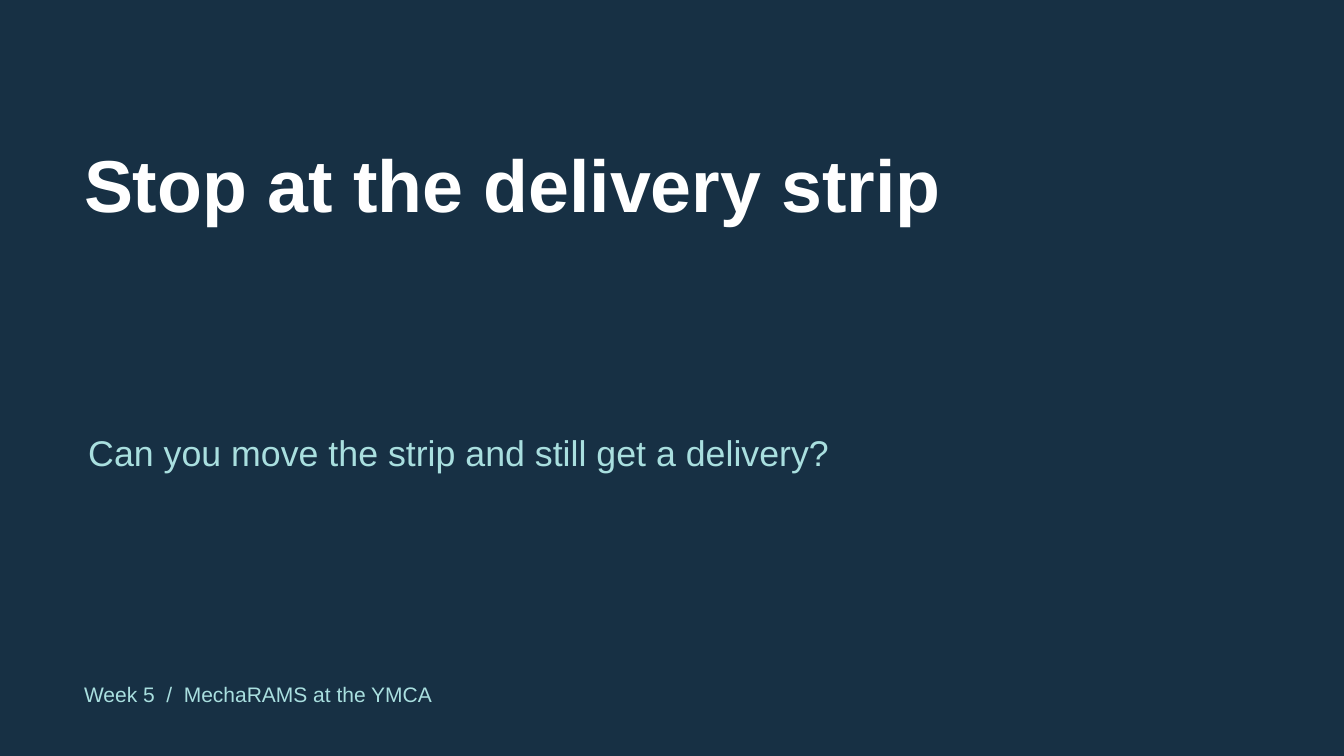
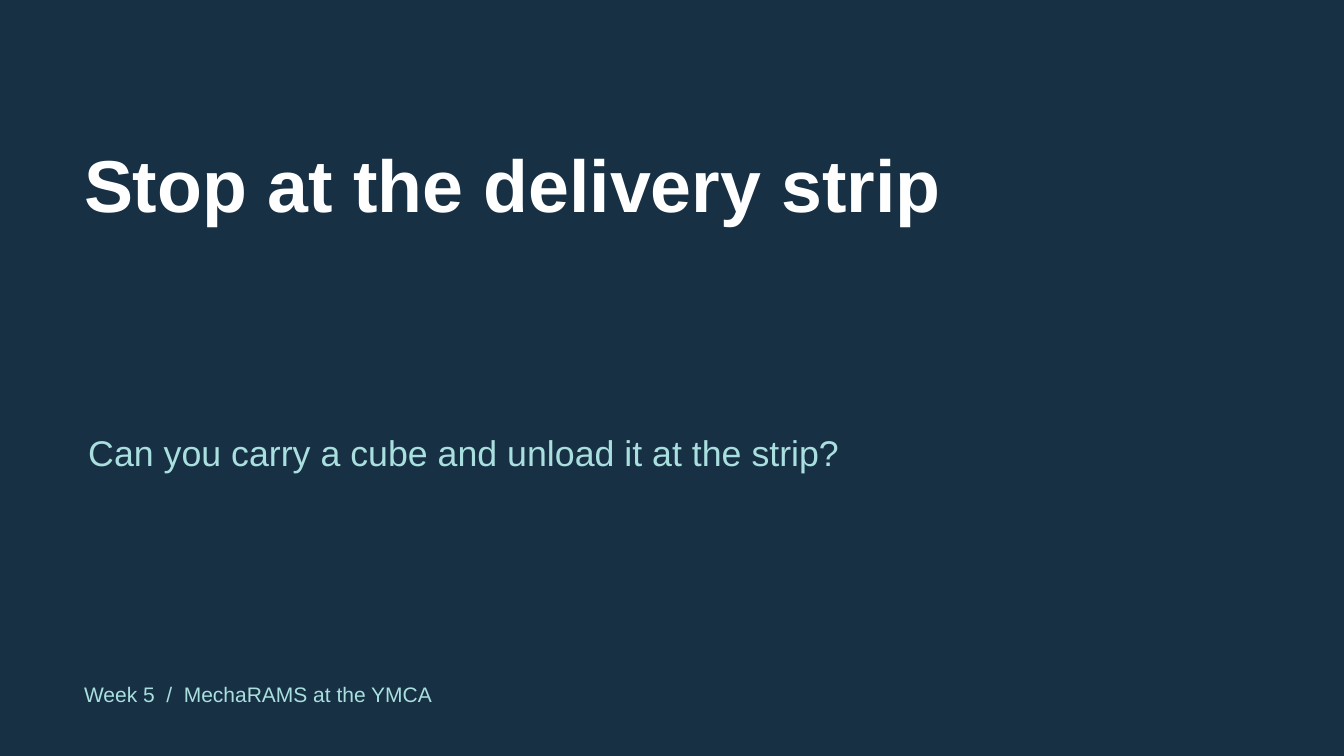
Before and after one commit to FRC999/YMCA-SPIKE-education, a slide deck: slide 1 of 03_Presentations/W05_marker.pptx. Drawn at 1344x756 pixels with LibreOffice and Linux fonts; fonts in the diff are those of the drawing. Boxes give left, top, right and bottom in pixels: in the first picture for what was removed or moved away, otherwise in the second. Text is boxed around its words. In the diff, an @@ line names an element or a change of style, - is before the commit and + after.

Commit message:
Teach Week 5 sensor delivery with a tipping tray

```diff
--- a/03_Presentations/W05_marker.pptx
+++ b/03_Presentations/W05_marker.pptx
@@ text at (88,440,839,473): text changed @@
-Can you move the strip and still get a delivery?
+Can you carry a cube and unload it at the strip?
```
Also in this commit, not shown: 2 other slides changed, 1 slide added, 1 slide removed, 34 other files.
